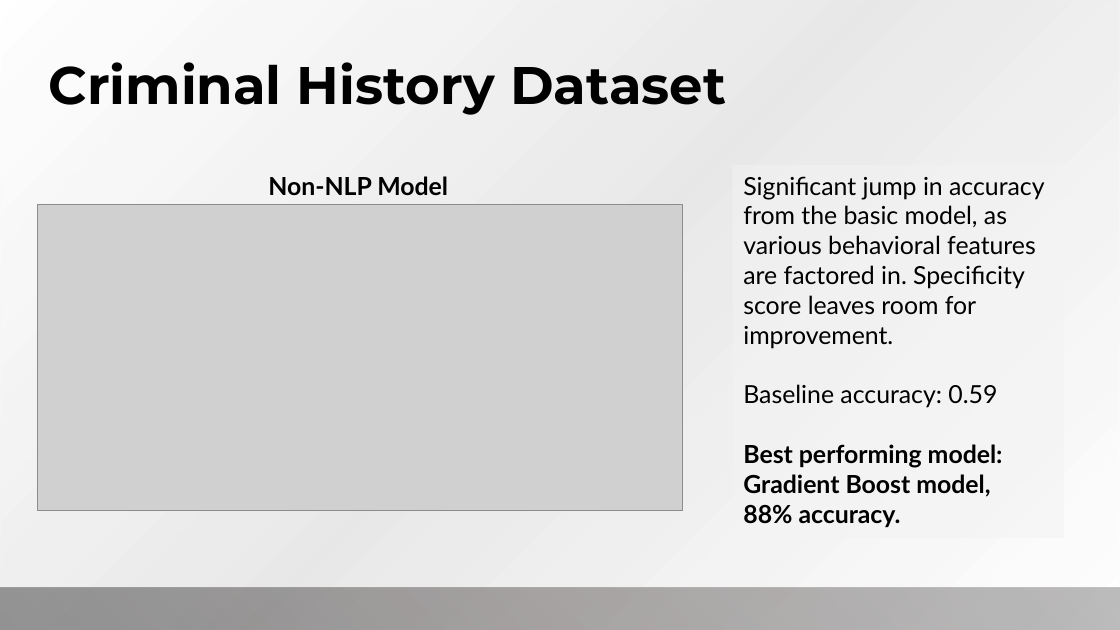
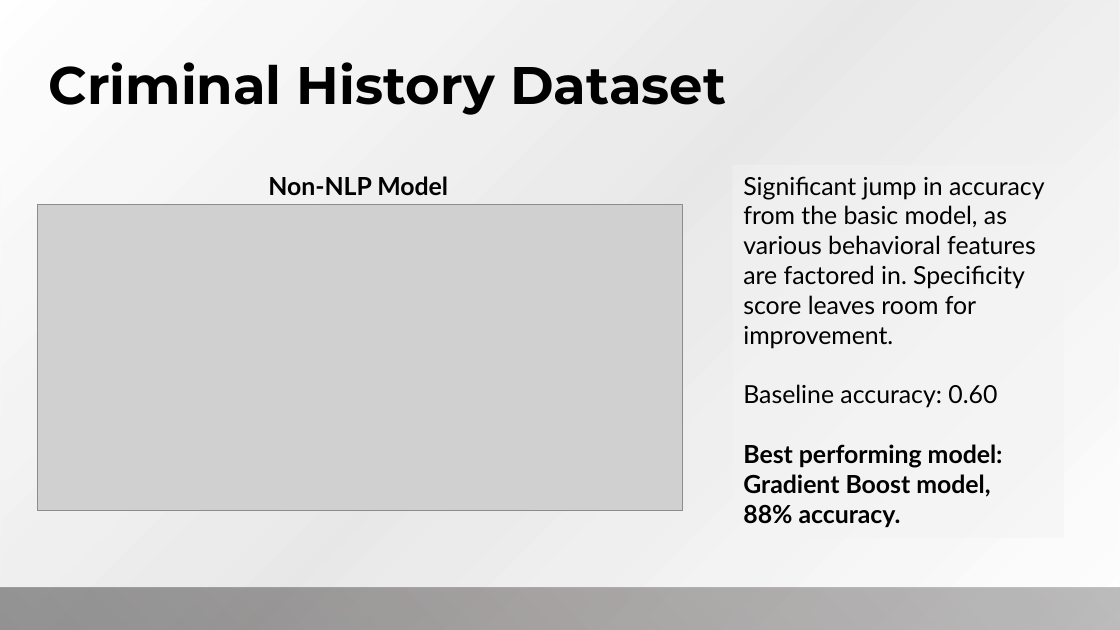
Before and after one commit to ga-dsi-822-group4/recidivism, a slide deck: slide 17 of presentation/Recidivism.pptx. Drawn at 1120x630 pixels with LibreOffice and Linux fonts; fonts in the diff are those of the drawing; grey boxes stand for pictures; background and template pictures are left out. Boxes give left, top, right and bottom in pixels: in the first picture for what was removed or moved away, otherwise in the second. Text is boxed around its words. In the diff, an @@ line names an element or a change of style, - is before the commit and + after.

```diff
--- a/presentation/Recidivism.pptx
+++ b/presentation/Recidivism.pptx
@@ text at (x1=743, y1=384, x2=997, y2=408): text changed @@
-Baseline accuracy: 0.59
+Baseline accuracy: 0.60
```
Also in this commit, not shown: 3 other slides changed, 3 other files.
